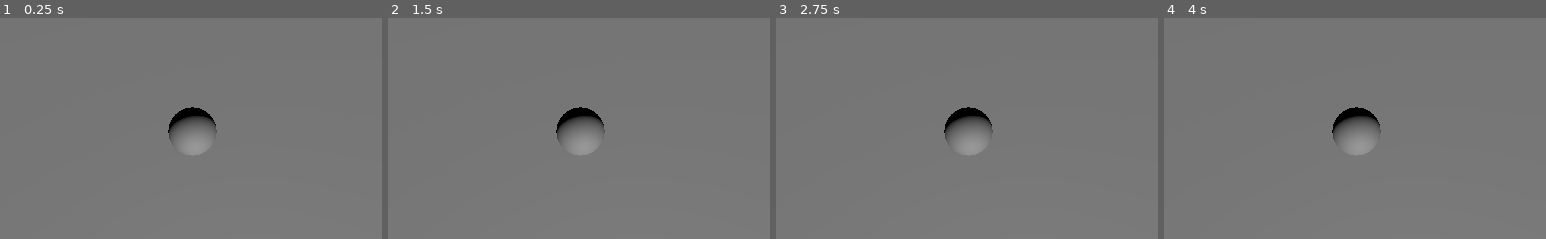
Above: before the commit, frames 1-4 (left to right).
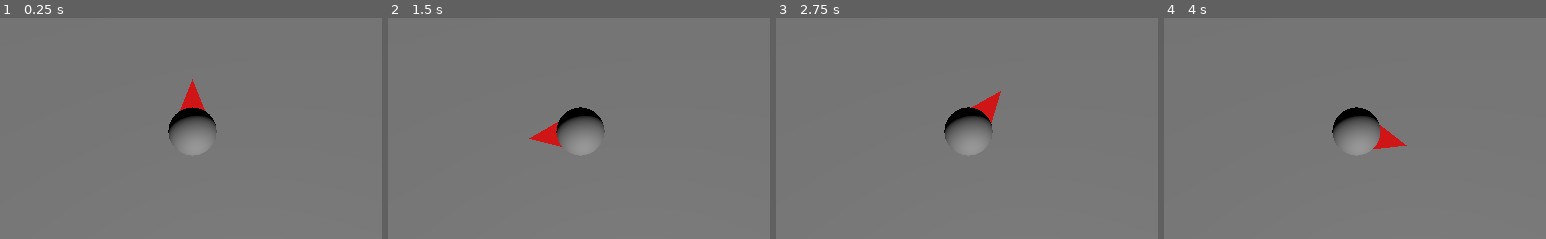
Above: after the commit, the same moments.

Repository: Radhamante/ScoreSpaceJam29
Game: Godot game, scene res://Levels/Level1.tscn
Same seed, same stepped clock (60 frames per second), same inputs: the game is played once before the commit and once after it.
Inputs (mouse positions are % of the whole screen's width and height, from its top left):
- Up to frame 1 (0.25 s): no input
- Up to frame 2 (1.5 s): tap Enter at 0.5 s; move the mouse to (73, 44) at 0.52 s; click (73, 44) at 0.67 s; tap Space at 1.25 s; move the mouse to (29, 54) at 1.27 s; click (29, 54) at 1.42 s
- Up to frame 3 (2.75 s): tap Enter at 2 s; move the mouse to (60, 27) at 2.02 s; click (60, 27) at 2.17 s
- Up to frame 4 (4 s): tap Space at 2.75 s; move the mouse to (45, 70) at 2.77 s; click (45, 70) at 2.92 s; tap Enter at 3.5 s; move the mouse to (81, 64) at 3.52 s; click (81, 64) at 3.67 s
The pictures show only the part of the screen within x 25-75%, y 24-74%; the shares and areas given below are measured in that part.

The runs differ from the first frame. In frame 1, 0.4% of the frame differs, in the area x 47-54%, y 27-43%; in frame 2, 0.4%; in frame 3, 0.4%; in frame 4, 0.4%, in the area x 44-64%, y 40-60%.
Error in both runs: Invalid access to property or key 'player_identifier' on a base object of type 'Nil'. (res://Global/LootLocker.gd:64)

Commit message:
feat : player look at mouse

Diff:
--- a/Levels/Level1.tscn
+++ b/Levels/Level1.tscn
@@ -22,5 +22,6 @@
 [node name="Camera3D" type="Camera3D" parent="."]
 transform = Transform3D(1, 0, 0, 0, -4.37114e-08, 1, 0, -1, -4.37114e-08, 0, 10.7194, 0)
 
-[node name="Player" parent="." instance=ExtResource("2_nkcqu")]
+[node name="Player" parent="." node_paths=PackedStringArray("camera") instance=ExtResource("2_nkcqu")]
 transform = Transform3D(1, 0, 0, 0, 1, 0, 0, 0, 1, 0, 4.138, 0)
+camera = NodePath("../Camera3D")
--- a/Player/Player.tscn
+++ b/Player/Player.tscn
@@ -1,8 +1,14 @@
-[gd_scene load_steps=4 format=3 uid="uid://dpo7001q0nbvh"]
+[gd_scene load_steps=6 format=3 uid="uid://dpo7001q0nbvh"]
 
 [ext_resource type="Script" path="res://Player/Scripts/player.gd" id="1_ytcjk"]
 
 [sub_resource type="CapsuleMesh" id="CapsuleMesh_m306j"]
+
+[sub_resource type="StandardMaterial3D" id="StandardMaterial3D_ulfd8"]
+albedo_color = Color(1, 0, 0, 1)
+
+[sub_resource type="PrismMesh" id="PrismMesh_63j0e"]
+material = SubResource("StandardMaterial3D_ulfd8")
 
 [sub_resource type="CylinderShape3D" id="CylinderShape3D_74tlp"]
 
@@ -12,5 +18,9 @@
 [node name="MeshInstance3D" type="MeshInstance3D" parent="."]
 mesh = SubResource("CapsuleMesh_m306j")
 
+[node name="MeshInstance3D" type="MeshInstance3D" parent="MeshInstance3D"]
+transform = Transform3D(0.608193, 0, 0, 0, -3.27977e-08, 0.459521, 0, -0.750324, -2.00863e-08, 0, 0.351082, -0.694022)
+mesh = SubResource("PrismMesh_63j0e")
+
 [node name="CollisionShape3D" type="CollisionShape3D" parent="."]
 shape = SubResource("CylinderShape3D_74tlp")
--- a/Player/Scripts/player.gd
+++ b/Player/Scripts/player.gd
@@ -1,5 +1,6 @@
 extends CharacterBody3D
 
+@export var camera : Camera3D
 
 var mouse_left_down: bool = false
 func _input( event ):
@@ -8,11 +9,32 @@
 			mouse_left_down = true
 		elif event.button_index == 1 and not event.is_pressed():
 			mouse_left_down = false
+
+func get_mouse_position():
+	var mouse_position = get_viewport().get_mouse_position()
+
+	var spaceState = get_world_3d().direct_space_state
+	var rayOrigin = camera.project_ray_origin(mouse_position)
+	var rayEnd = rayOrigin + camera.project_ray_normal(mouse_position) * 2000
+
+	var rayQuery = PhysicsRayQueryParameters3D.new()
+	rayQuery.from = rayOrigin
+	rayQuery.to = rayEnd
+
+	var rayArray = spaceState.intersect_ray(rayQuery)
+
+	if rayArray.has("position"):
+		return rayArray["position"]
+
 func _process( some_change ):
 	if mouse_left_down:
-		var mouse_position = get_viewport().get_mouse_position()
-		print(mouse_position)
-		print(position)
+		var mousePos = get_mouse_position()
+		if mousePos != null:
+			look_at(mousePos, Vector3.UP)
+			rotation.x = 0
+
+		#print(mouse_position)
+		#print(position)
 
 const SPEED = 5.0
 
